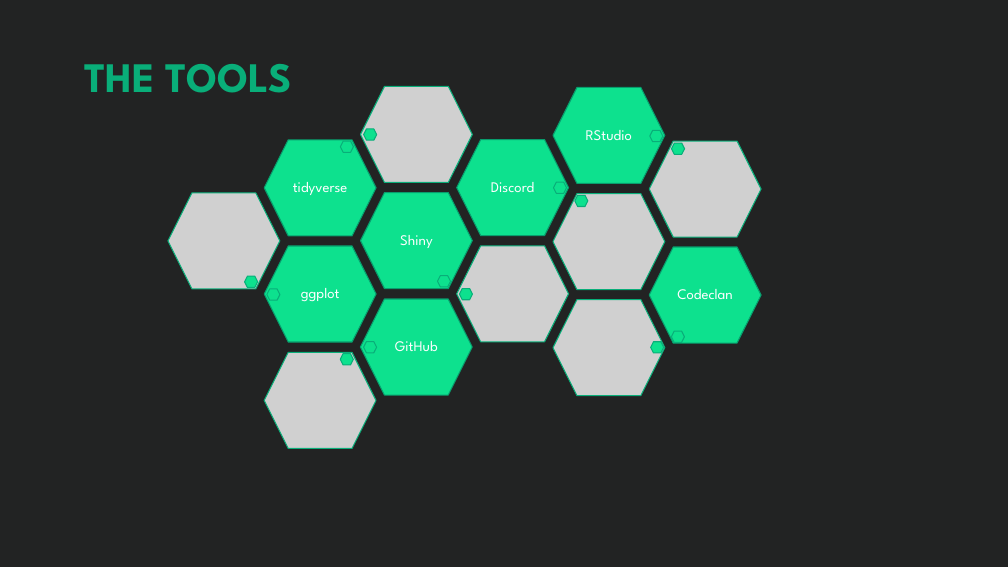
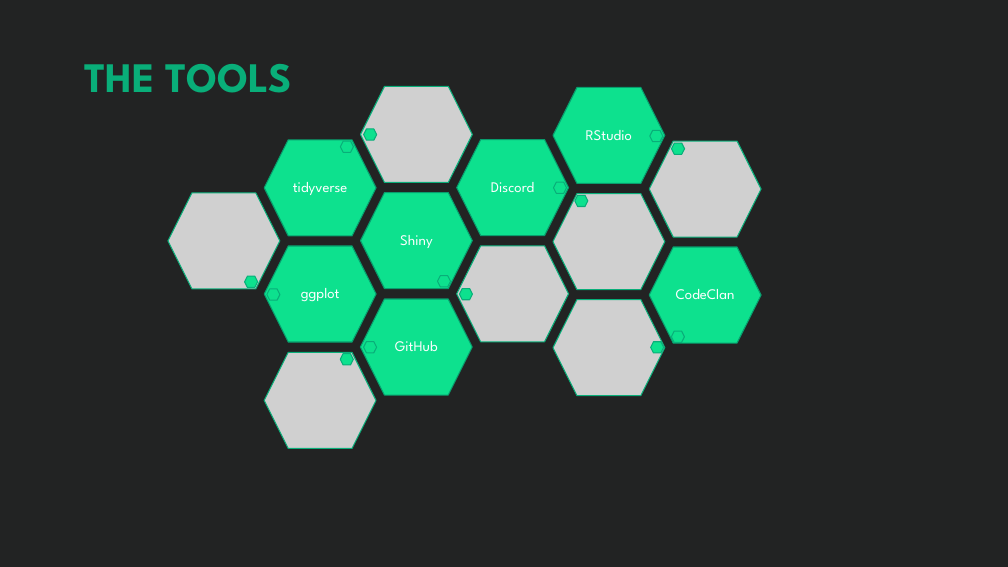
Before and after one commit to sean-m-cusick/WAP_SHS_APP, a slide deck: slide 8 of Presentation/PHS Rshiny Team Klas.pptx. Drawn at 1008x567 pixels with LibreOffice and Linux fonts; fonts in the diff are those of the drawing; grey boxes stand for pictures; background and template pictures are left out. Boxes give left, top, right and bottom in pixels: in the first picture for what was removed or moved away, otherwise in the second. Text is boxed around its words. In the diff, an @@ line names an element or a change of style, - is before the commit and + after.

```diff
--- a/Presentation/PHS Rshiny Team Klas.pptx
+++ b/Presentation/PHS Rshiny Team Klas.pptx
@@ text at bbox=[676, 289, 735, 299]: text changed @@
-Codeclan
+CodeClan
```
Also in this commit, not shown: 1 other slide changed, 4 other files.
